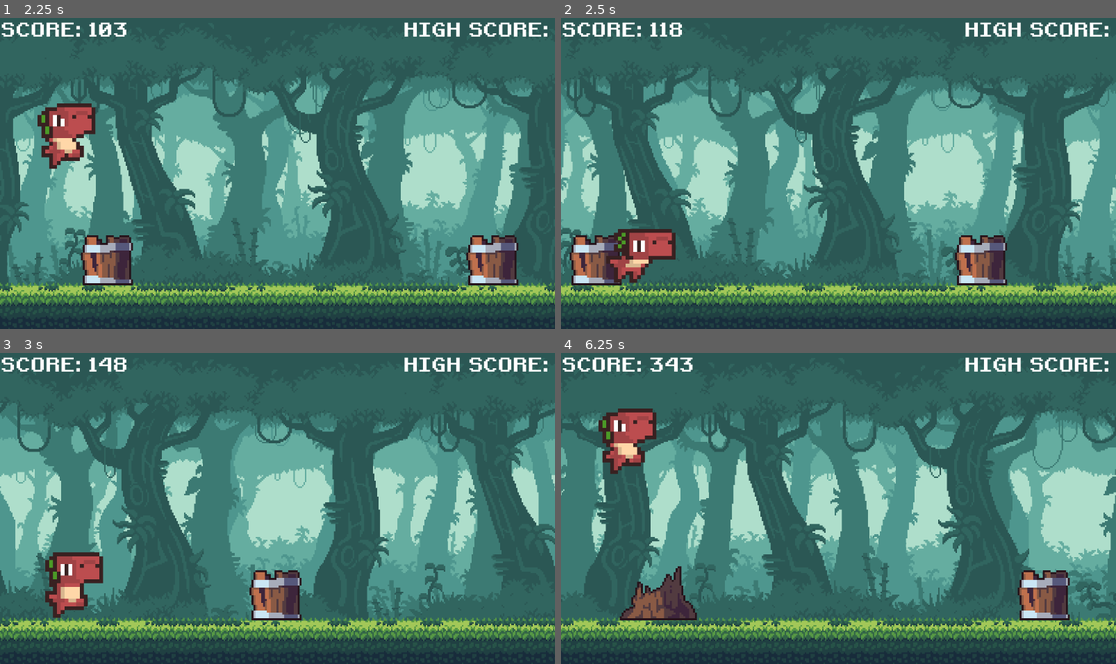
Above: before the commit, frames 1-4 (two rows, left to right).
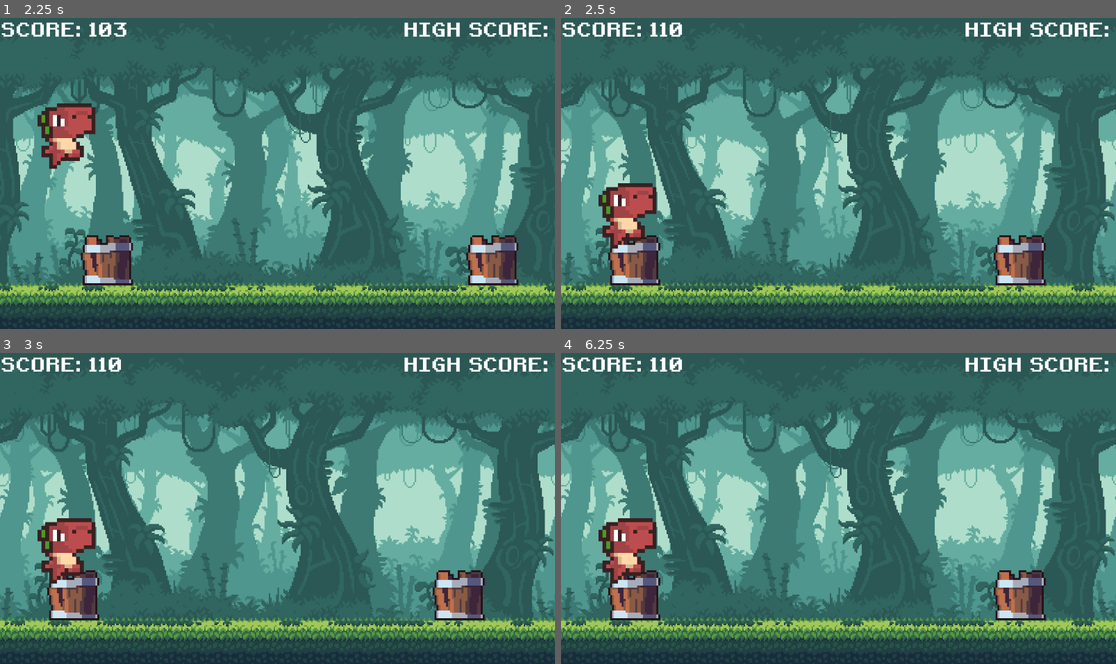
Above: after the commit, the same moments.

Repository: Juanfe008/Run-Game
Game: Godot game, scene res://scenes/main.tscn
The game is run twice, just before and just after one commit, with the same random seed, the same clock (stepped at 60 frames per second) and the same inputs.
Inputs:
- Up to frame 1 (2.25 s): tap Space at 0.5 s; tap Enter (ui_accept) at 0.77, 1.52 s; hold Down (ui_down) from 2.03 s (still down)
- Up to frame 2 (2.5 s): keep holding Down (ui_down)
- Up to frame 3 (3 s): release Down (ui_down) at 2.78 s
- Up to frame 4 (6.25 s): tap Enter (ui_accept) at 3.02, 3.77, 4.52, 6.02 s; hold Down (ui_down) 4.28-5.03 s; hold Down (ui_down) from 5.78 s (still down)

Frame 1 is identical in both runs. In frame 2, 45% of the frame differs, in the area x 0-100%, y 2-93%; in frame 3, 38%; in frame 4, 53%, in the area x 0-100%, y 1-93%.

Commit message:
mainScript: Collision detection

Diff:
--- a/scenes/main.gd
+++ b/scenes/main.gd
@@ -106,12 +106,17 @@
 
 func add_obs(obs, x, y):
 		obs.position = Vector2i(x, y)
+		obs.body_entered.connect(hit_obs)
 		add_child(obs)
 		obstacles.append(obs)
 
 func remove_obs(obs):
 	obs.queue_free()
 	obstacles.erase(obs)
+
+func hit_obs(body):
+	if body.name == "Player":
+		game_over()
 
 func show_score():
 	$HUD.get_node("ScoreLabel").text = "SCORE: " + str(score / SCORE_MODIFIER)
@@ -120,3 +125,7 @@
 	difficulty = score / SPEED_MODIFIER
 	if difficulty > MAX_DIFFICULTY:
 		difficulty = MAX_DIFFICULTY
+
+func game_over():
+	get_tree().paused = true
+	game_running = false
